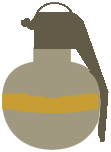
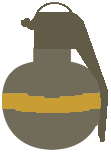
Before/after of a 111x152 layered artwork. What changed in the layer stack:
renamed "Lager 2" to "Layer 1", painted on it over [2, 47, 109, 150]
